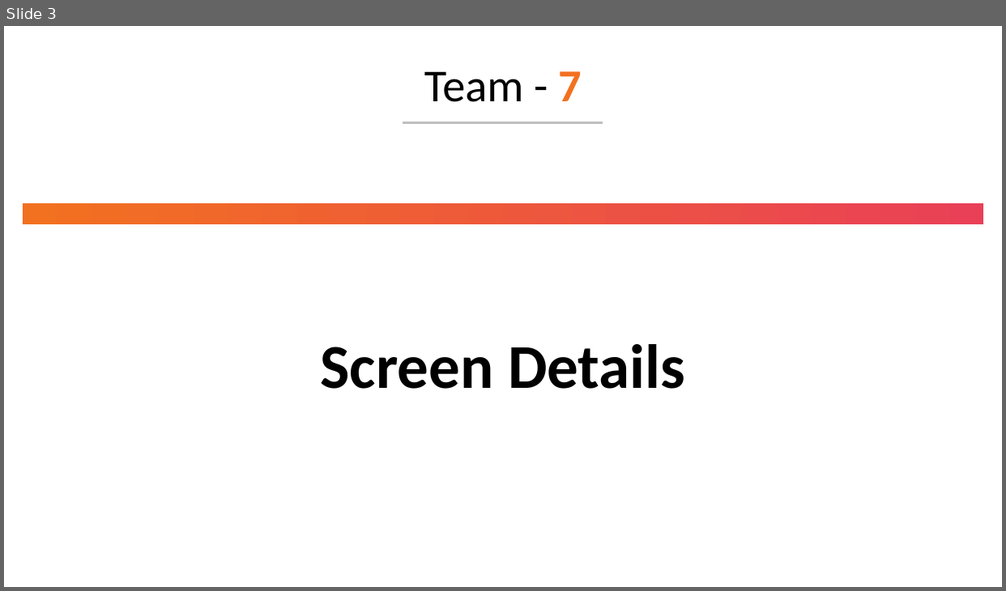
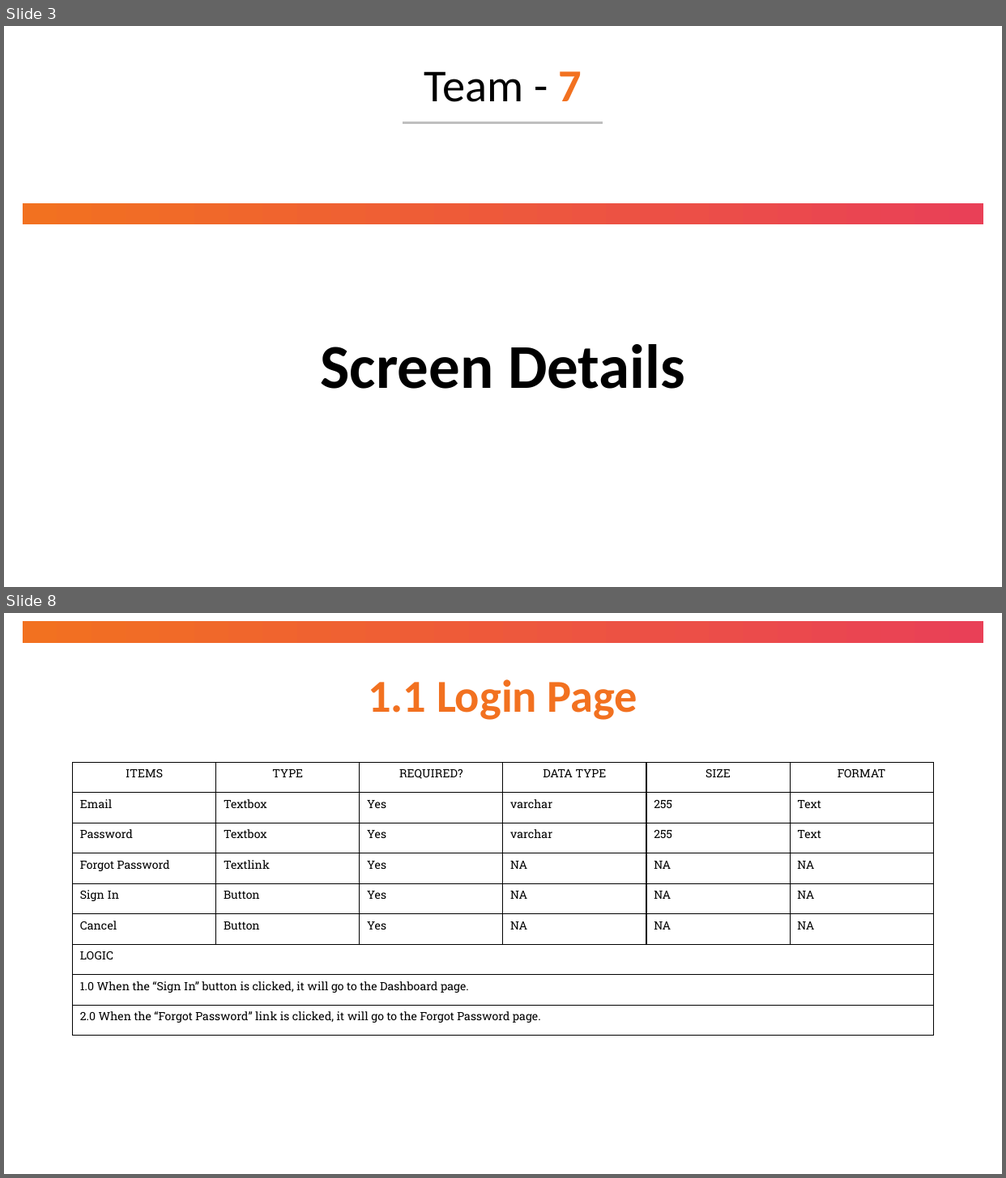
Before and after one commit to StarGaze870/ServiceChargeApp, a slide deck: docs/Team 7 - High Level Design.pptx. Shown one above the other, each under a label of ours: slide 3 before the commit, slides 3 and 8 after it; the slides between them are not shown. The pictures are 1006x591 and 1006x1178 pixels, drawn with LibreOffice and Linux fonts; fonts in the diff are those of the drawing. Boxes give left, top, right and bottom in pixels: in the first picture for what was removed or moved away, otherwise in the second. Text is boxed around its words. In the diff, an @@ line names an element or a change of style, - is before the commit and + after.

```diff
--- a/docs/Team 7 - High Level Design.pptx
+++ b/docs/Team 7 - High Level Design.pptx
@@ slide 8 added at box(4, 613, 1002, 1174), background #FFFFFF @@
@@ rectangle added at box(23, 621, 984, 643), fill gradient #F27120 to #E94057 @@
@@ title added at box(368, 679, 637, 720), 44 pt, text gradient #F27120 to #E94057, bold @@
+1.1 Login Page
@@ table added at box(73, 763, 936, 1036), 9 rows, 6 columns @@
+ITEMS | TYPE | REQUIRED? | DATA TYPE | SIZE | FORMAT
+Email | Textbox | Yes | varchar | 255 | Text
+Password | Textbox | Yes | varchar | 255 | Text
+Forgot Password | Textlink | Yes | NA | NA | NA
+Sign In | Button | Yes | NA | NA | NA
+Cancel | Button | Yes | NA | NA | NA
+LOGIC |  |  |  |  | 
+1.0 When the “Sign In” button is clicked, it will go to the Dashboard page. |  |  |  |  | 
+2.0 When the “Forgot Password” link is clicked, it will go to the Forgot Password page. |  |  |  |  | 
```
Also in this commit, not shown: 9 slides changed, 11 other slides added, 4 slides removed.
